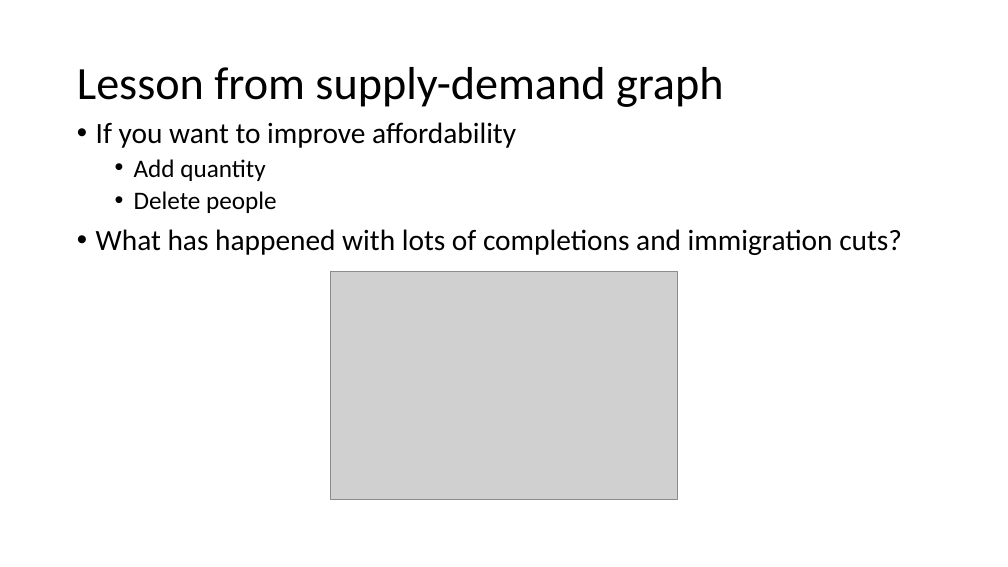
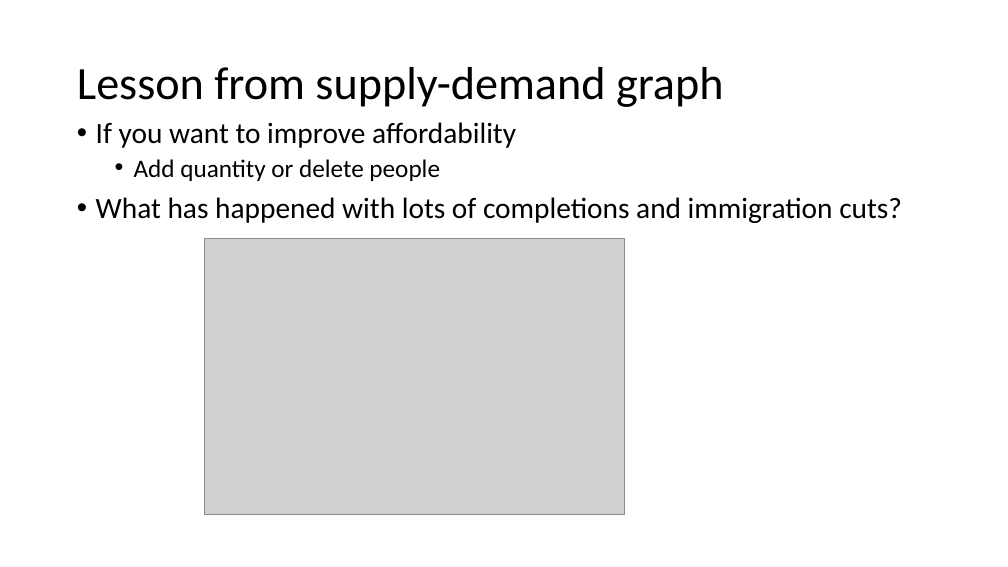
Before and after one commit to tomdavidoff/commentary, a slide deck: slide 5 of popular/sipSmarter.pptx (slide 4 before the commit). Drawn at 1008x567 pixels with LibreOffice and Linux fonts; fonts in the diff are those of the drawing; grey boxes stand for pictures. Boxes give left, top, right and bottom in pixels: in the first picture for what was removed or moved away, otherwise in the second. Text is boxed around its words. In the diff, an @@ line names an element or a change of style, - is before the commit and + after.

```diff
--- a/popular/sipSmarter.pptx
+++ b/popular/sipSmarter.pptx
@@ text at [134,159,440,181]: text changed @@
-  • Add quantity
-  • Delete people
+  • Add quantity or delete people
@@ picture: place and size @@
-picture at [331,271,678,500]
+picture at [204,238,624,515]
```
Also in this commit, not shown: 4 other slides changed, 5 slides added, 3 other files.
